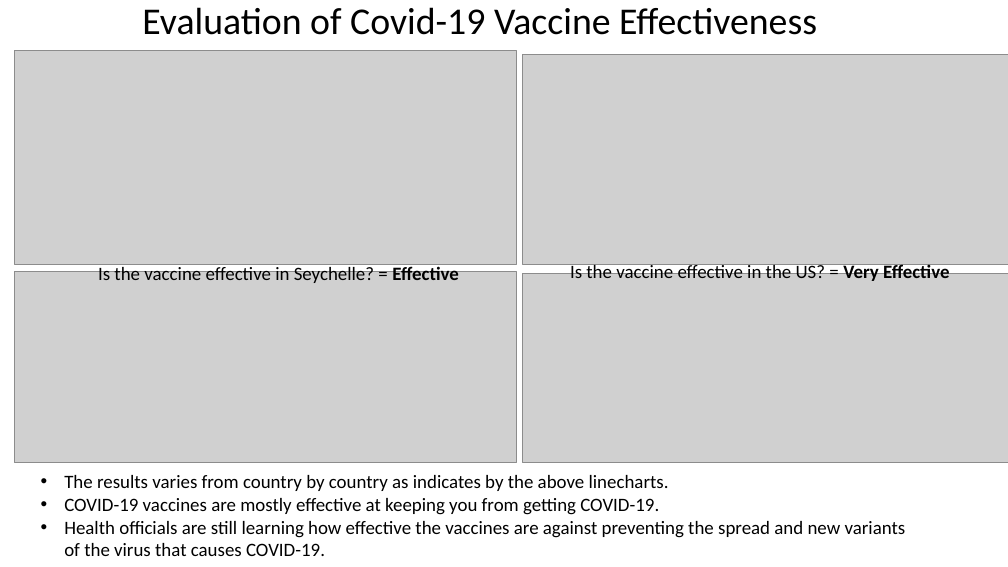
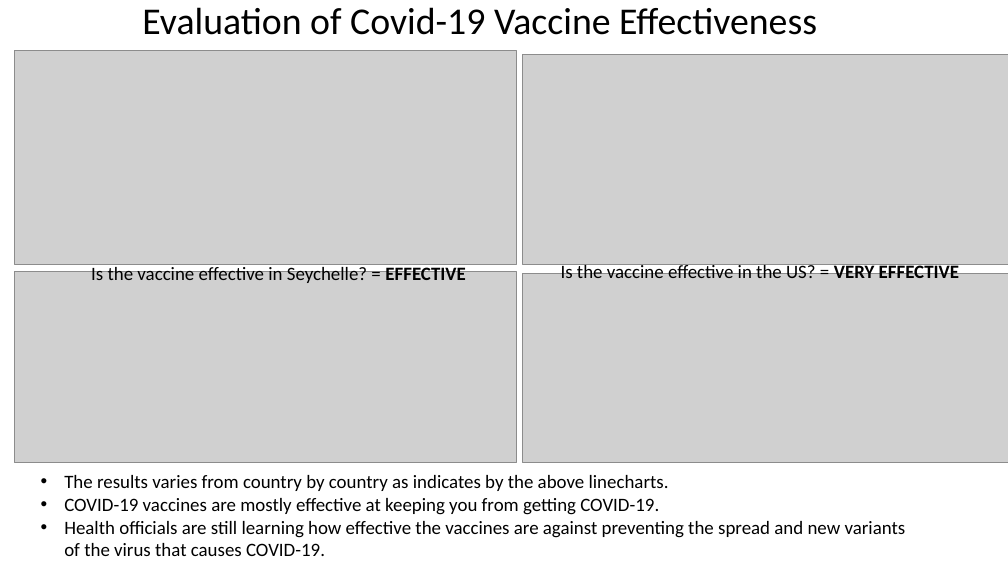
Before and after one commit to sebastiandifrancesco/Covid19, a slide deck: slide 10 of Powerpoint/Covid-19 Vaccination Dashboard (1).pptx. Drawn at 1008x567 pixels with LibreOffice and Linux fonts; fonts in the diff are those of the drawing; grey boxes stand for pictures; background and template pictures are left out. Boxes give left, top, right and bottom in pixels: in the first picture for what was removed or moved away, otherwise in the second. Text is boxed around its words. In the diff, an @@ line names an element or a change of style, - is before the commit and + after.

Commit message:
another minor edit to pp

```diff
--- a/Powerpoint/Covid-19 Vaccination Dashboard (1).pptx
+++ b/Powerpoint/Covid-19 Vaccination Dashboard (1).pptx
@@ text at (91, 264, 465, 283): text changed @@
-Is the vaccine effective in Seychelle? = Effective
+Is the vaccine effective in Seychelle? = EFFECTIVE
@@ text at (561, 264, 959, 278): text changed @@
-Is the vaccine effective in the US? = Very Effective
+Is the vaccine effective in the US? = VERY EFFECTIVE
```
